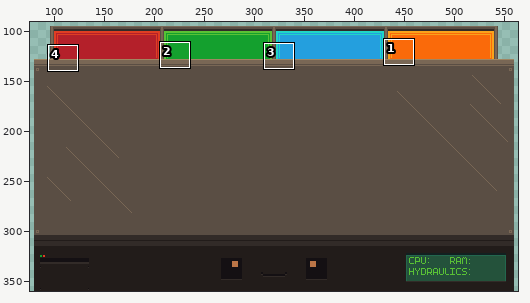
A pixel-art file gets an edit: Table.aseprite. The first picture is a wide view before the edit; the outline marks the close-up.
Close-up. Before:
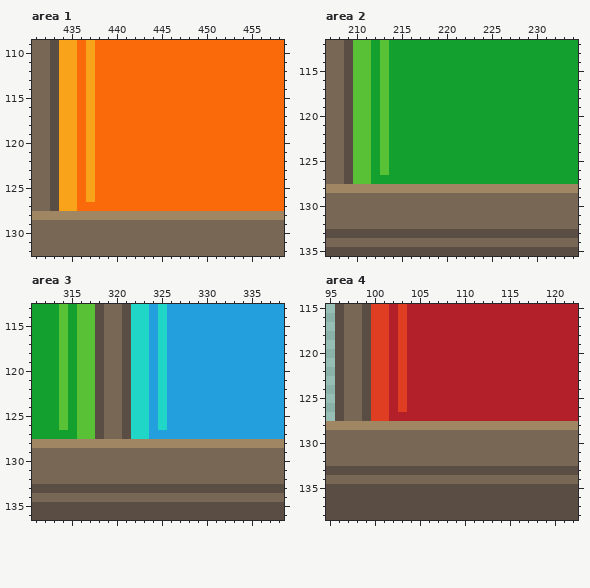
640x360 pixels, 1 frame. Shown: area 1: x 431..458, y 109..132; area 2: x 207..234, y 112..135; area 3: x 311..338, y 113..136; area 4: x 95..122, y 115..138. The wide view leaves out empty margins. The commit also changed other parts of the picture, which this record leaves out.
And afterwards:
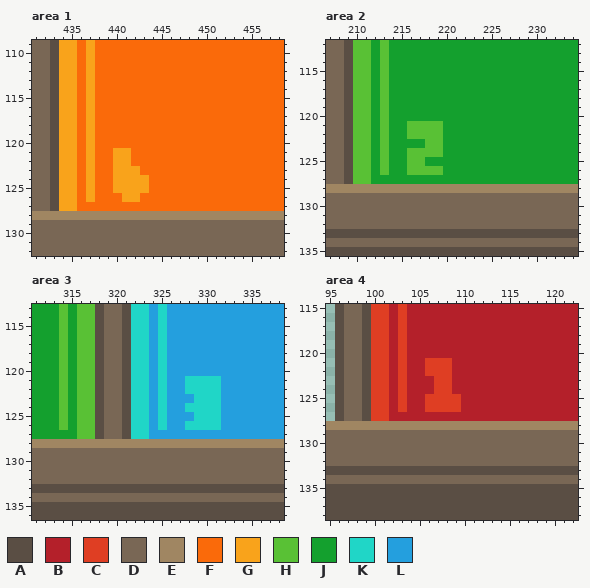
Palette (. is transparent): A #5a4e44  B #b4202a  C #df3e23  D #796755  E #a08662  F #fa6a0a  G #f9a31b  H #59c135  J #14a02e  K #20d6c7  L #249fde
From old to new:
Area 1, layer "Layer 1":
y 121..122: x 440..441 FF -> GG
y 123: x 440..442 FFF -> GGG
y 124..125: x 440..443 FFFF -> GGGG
y 126: x 441..442 FF -> GG
Area 2, layer "Layer 1":
y 121..122: x 216..219 JJJJ -> HHHH
y 123: x 218..219 JJ -> HH
y 124: x 216..219 JJJJ -> HHHH
y 125: x 216..217 JJ -> HH
y 126: x 216..219 JJJJ -> HHHH
Area 3, layer "Layer 1":
y 121..122: x 328..331 LLLL -> KKKK
y 123: x 329..331 LLL -> KKK
y 124: x 328..331 LLLL -> KKKK
y 125: x 329..331 LLL -> KKK
y 126: x 328..331 LLLL -> KKKK
Area 4, layer "Layer 1":
y 121..122: x 106..108 BBB -> CCC
y 123..124: x 107..108 BB -> CC
y 125..126: x 106..109 BBBB -> CCCC
Pixel boxes of the changes (left, top, right, bottom) in both close-ups:
changed: (113, 148, 149, 202)
changed: (407, 121, 443, 175)
changed: (185, 376, 221, 430)
changed: (425, 358, 461, 412)
